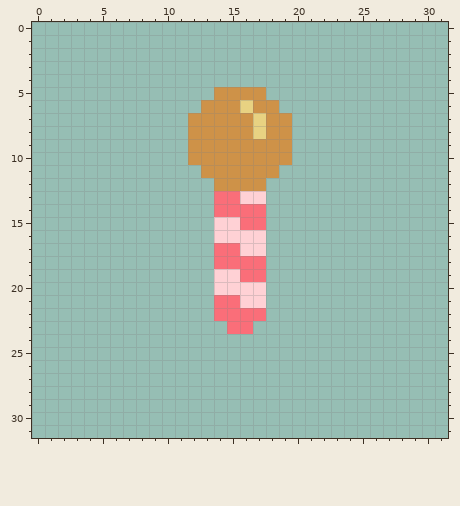
Pixel-art file -- Cold-Conquest-Root/out/production/Cold-Conquest-Root/pole.ase. Above: the version before the commit.
32x32 pixels, 1 frame.
New version:
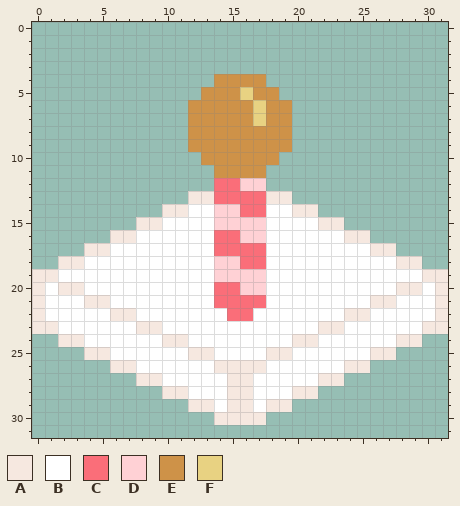
Palette (. is transparent): A #f6e8e0  B #ffffff  C #fa6e79  D #ffd1d5  E #ce9248  F #e8d282
From old to new:
layer "IceSheet" now shown
Layers "Pole", "IceSheet":
y 4: x 14..17 .... -> EEEE
y 5: x 13 . -> E; x 16 E -> F; x 18 . -> E
y 6: x 12 . -> E; x 16..17 FE -> EF; x 19 . -> E
y 8: x 17 F -> E
y 10: x 12 E -> .; x 19 E -> .
y 11: x 13 E -> .; x 18 E -> .
y 12: x 14..17 EEEE -> CCDD
y 13: x 12..13 .. -> AA; x 16..19 DD.. -> CCAA
y 14: x 10..15 ....CC -> AABBDD; x 18..21 .... -> BBAA
y 15: x 8..13 ...... -> AABBBB; x 16..23 CC...... -> DDBBBBAA
y 16: x 6..15 ........DD -> AABBBBBBCC; x 18..25 ........ -> BBBBBBAA
y 17: x 4..13 .......... -> AABBBBBBBB; x 16..27 DD.......... -> CCBBBBBBBBAA
y 18: x 2..15 ............CC -> AABBBBBBBBBBDD; x 18..29 ............ -> BBBBBBBBBBAA
y 19: x 0..13 .............. -> AABBBBBBBBBBBB; x 16..31 CC.............. -> DDBBBBBBBBBBBBAA
y 20: x 0..15 ..............DD -> ABAABBBBBBBBBBCC; x 18..31 .............. -> BBBBBBBBBBAABA
y 21: x 0..13 .............. -> ABBBAABBBBBBBB; x 16..31 DD.............. -> CCBBBBBBBBAABBBA
y 22: x 0..14 ..............C -> ABBBBBAABBBBBBB; x 17..31 C.............. -> BBBBBBBAABBBBBA
y 23: x 0..31 ...............CC............... -> AABBBBBBAABBBBBBBBBBBBAABBBBBBAA
y 24: x 2..29 ............................ -> AABBBBBBAABBBBBBBBAABBBBBBAA
y 25: x 4..27 ........................ -> AABBBBBBAABBBBAABBBBBBAA
y 26: x 6..25 .................... -> AABBBBBBAAAABBBBBBAA
y 27: x 8..23 ................ -> AABBBBBAABBBBBAA
y 28: x 10..21 ............ -> AABBBAABBBAA
y 29: x 12..19 ........ -> AABAABAA
y 30: x 14..17 .... -> AAAA
Changed places in both pictures, as pixel boxes (x1, y1, x2, y2):
changed: (32, 74, 448, 425)
